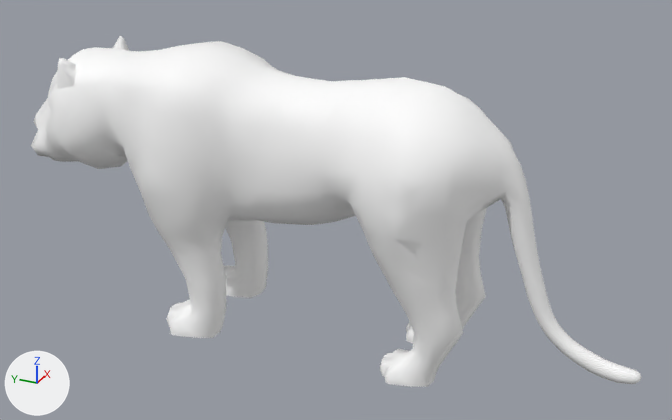
One commit to the glTF model Models/Animals/tiger/tiger.gltf: the scene before it, then after it.
The view is the same before and after, from a 50 mm camera at (-3.33, -1.65, 2.3) aimed at (0.03, -0.13, 0.61). Lighting does not change. The marker at lower left points along +X, +Y and +Z. The picture after the commit comes second.

In view in the first picture: 'tiger_001'.
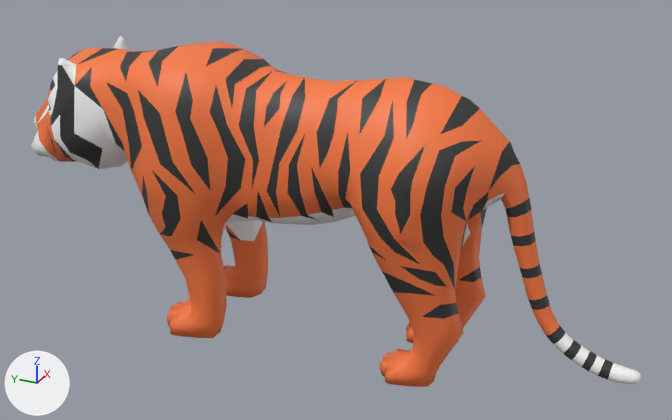
What differs and where, as boxes (x1, y1, x2, y2) in the pictures (672 x 420 px):
'tiger_001', surface changed (darker)
    both: (33, 37, 617, 387)

The change in detail:
Picture 'Texture_1.png' (img_texture_1_png) is new.
In material 'material' (mat_material), base_color is no longer (1.0, 1.0, 1.0), white #ffffff.
In material 'material' (mat_material), texture is now set to img_texture_1_png.
